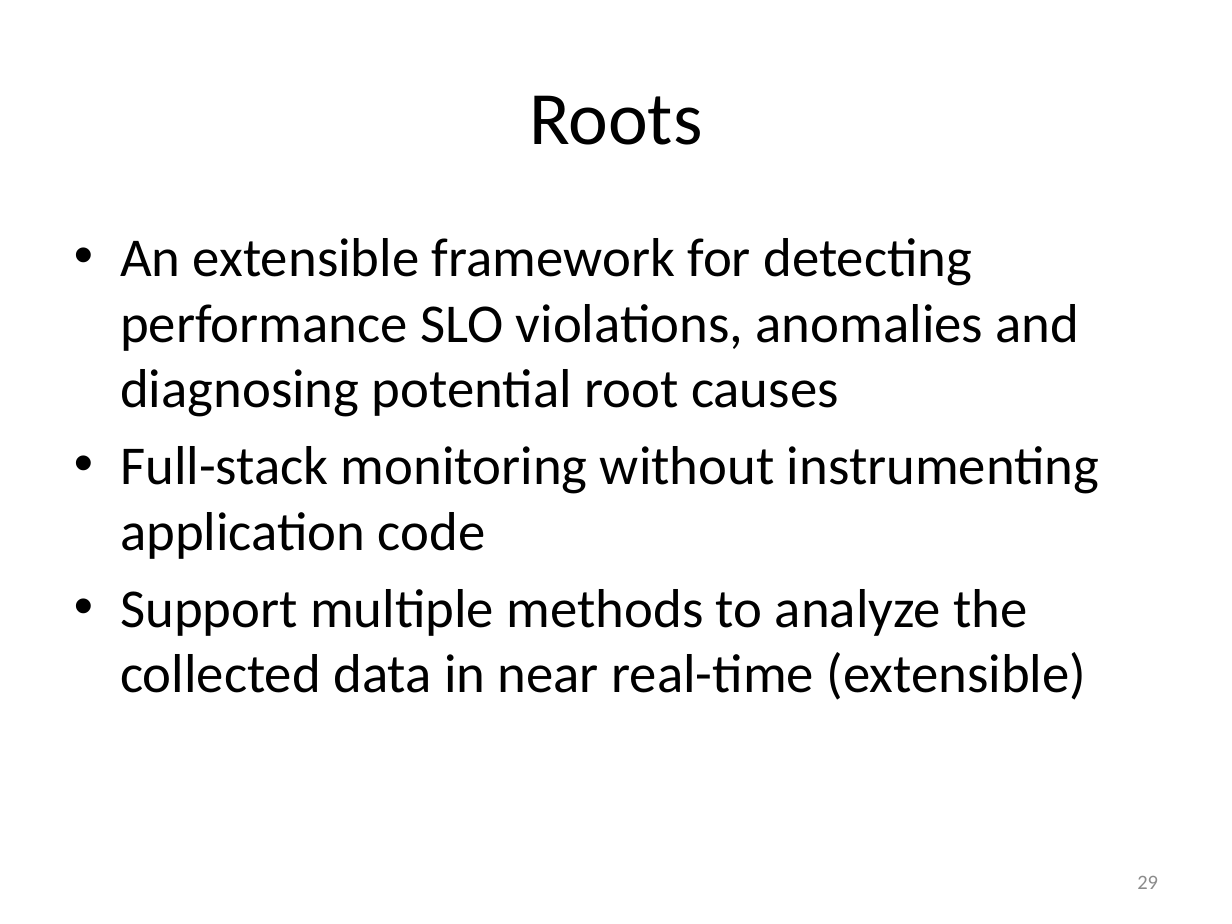
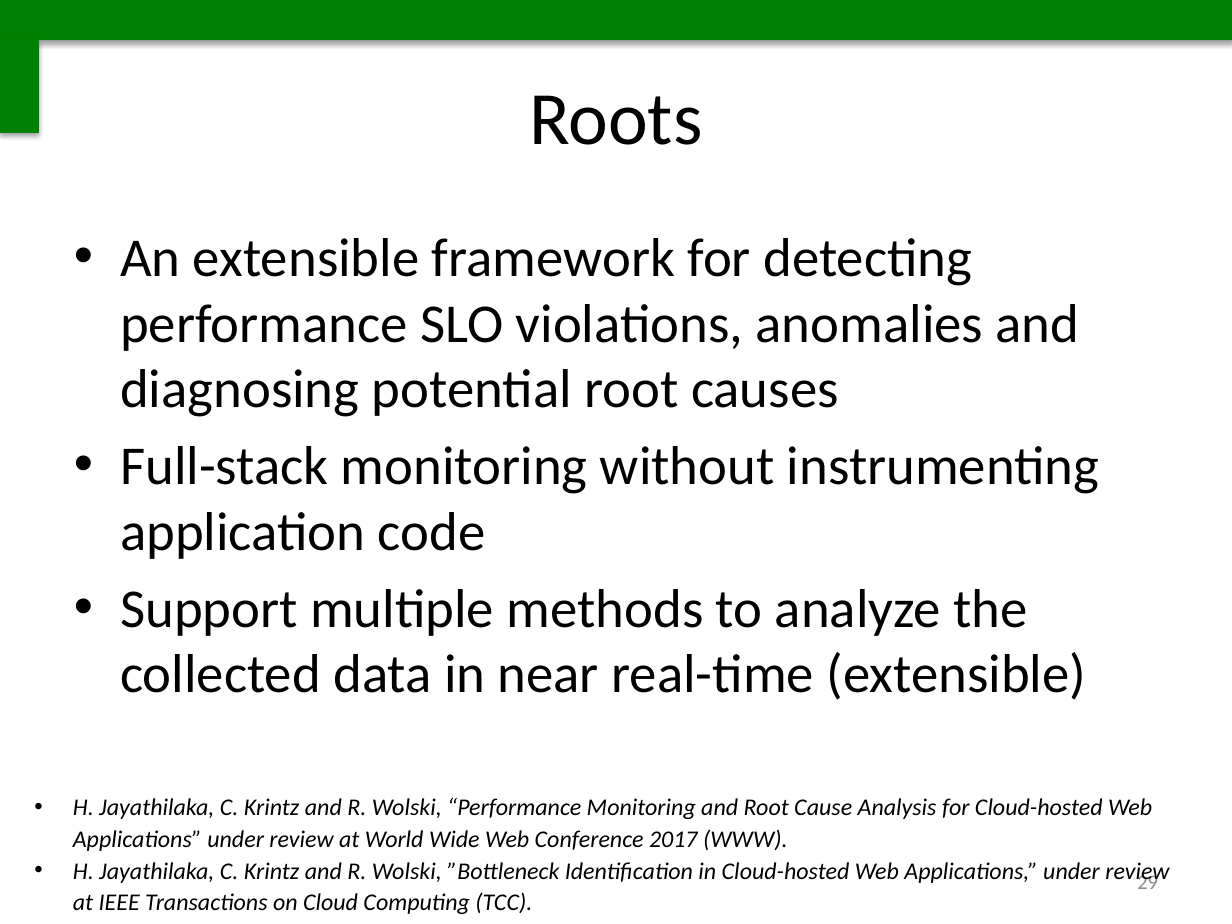
Before and after one commit to Dithn/eager-appscale, a slide deck: slide 29 of Eager/paper/dissertation/dissertation.pptx. Drawn at 1232x924 pixels with LibreOffice and Linux fonts; fonts in the diff are those of the drawing. Boxes give left, top, right and bottom in pixels: in the first picture for what was removed or moved away, otherwise in the second. Text is boxed around its words. In the diff, an @@ line names an element or a change of style, - is before the commit and + after.

```diff
--- a/Eager/paper/dissertation/dissertation.pptx
+++ b/Eager/paper/dissertation/dissertation.pptx
@@ rectangle added at bbox=[0, 0, 1232, 41], fill #008000 @@
@@ rectangle added at bbox=[0, 41, 38, 133], fill #008000, outline #008000 0.75 pt @@
@@ text added at bbox=[73, 798, 1169, 914], 14 pt, text #000000, italic @@
+• H. Jayathilaka, C. Krintz and R. Wolski, “Performance Monitoring and Root Cause Analysis for Cloud-hosted Web Applications” under review at World Wide Web Conference 2017 (WWW).
+• H. Jayathilaka, C. Krintz and R. Wolski, ”Bottleneck Identification in Cloud-hosted Web Applications,” under review at IEEE Transactions on Cloud Computing (TCC).
```
Also in this commit, not shown: 28 other slides changed, 3 slides added.
